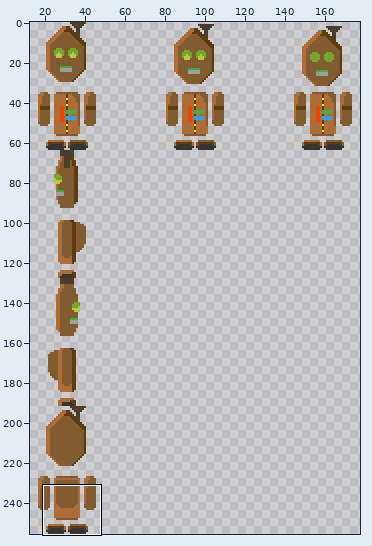
File history of a sprite sheet, Data/gfx/characters/player.png. Above: a wide view before the commit, with the close-up outlined.
Close-up. First the earlier version:
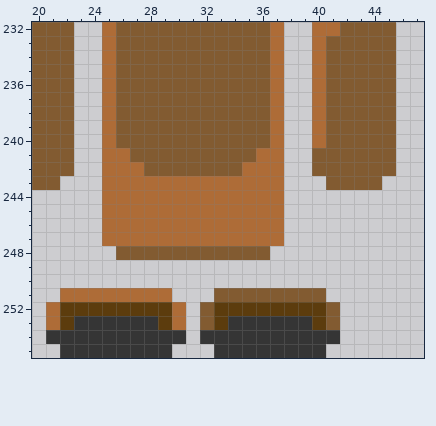
The file is 256x256 pixels. Shown: x 20..47, y 232..255. The wide view leaves out empty margins.
Once edited:
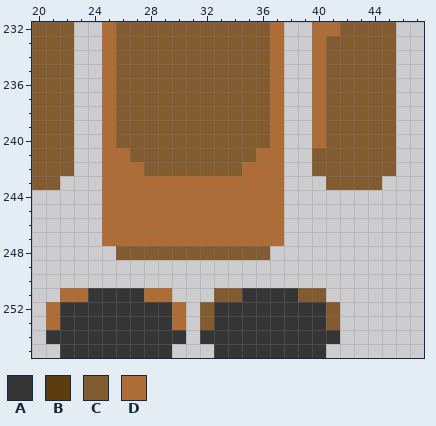
Palette (. is transparent): A #353535  B #5c3c0d  C #825b31  D #ae6c37
From old to new:
@@ x 20..47 @@
 250 ............................
-251 ..DDDDDDDD...CCCCCCCC.......
-252 .DBBBBBBBBD.CBBBBBBBBC......
-253 .DBAAAAAABD.CBAAAAAABC......
+251 ..DDAAAADD...CCAAAACC.......
+252 .DAAAAAAAAD.CAAAAAAAAC......
+253 .DAAAAAAAAD.CAAAAAAAAC......
 254 .AAAAAAAAAA.AAAAAAAAAA......
